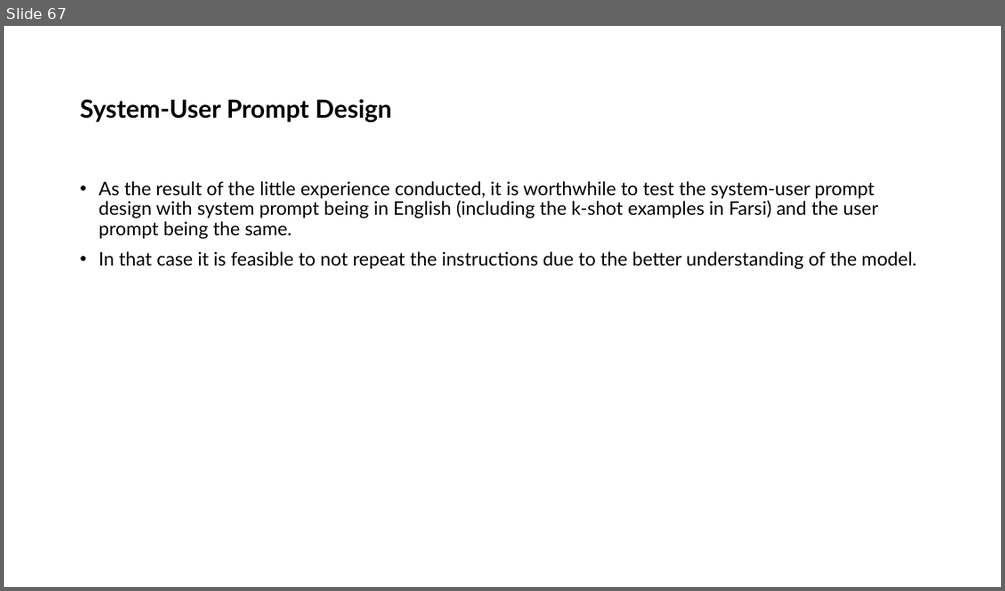
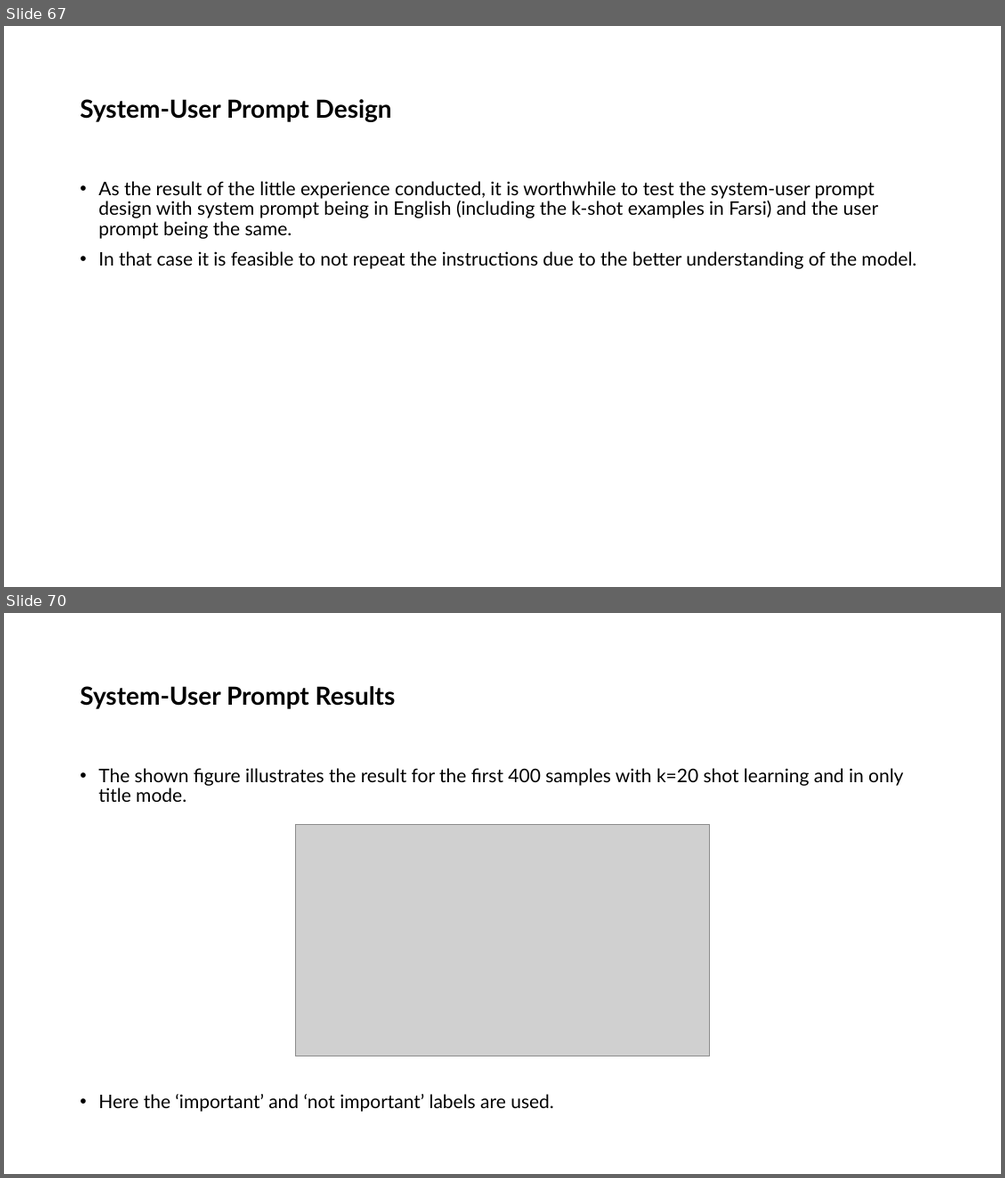
Before and after one commit to ShayanSalehi81/BachelorProject, a slide deck: Slides/Symbol Tuning.pptx. Shown one above the other, each under a label of ours: slide 67 before the commit, slides 67 and 70 after it; the slides between them are not shown. The pictures are 1005x591 and 1005x1178 pixels, drawn with LibreOffice and Linux fonts; fonts in the diff are those of the drawing; grey boxes stand for pictures. Boxes give left, top, right and bottom in pixels: in the first picture for what was removed or moved away, otherwise in the second. Text is boxed around its words. In the diff, an @@ line names an element or a change of style, - is before the commit and + after.

```diff
--- a/Slides/Symbol Tuning.pptx
+++ b/Slides/Symbol Tuning.pptx
@@ slide 70 added at (x1=4, y1=613, x2=1001, y2=1174), background #FFFFFF @@
@@ title added at (x1=80, y1=686, x2=396, y2=709), 24 pt, text #000000, bold @@
+System-User Prompt Results
@@ text added at (x1=98, y1=768, x2=903, y2=1111), 18 pt, text #000000 @@
+• The shown figure illustrates the result for the first 400 samples with k=20 shot learning and in only title mode.
+• Here the ‘important’ and ‘not important’ labels are used.
@@ picture added at (x1=296, y1=825, x2=710, y2=1055) @@
```
Also in this commit, not shown: 4 other slides added, 1 other file.
